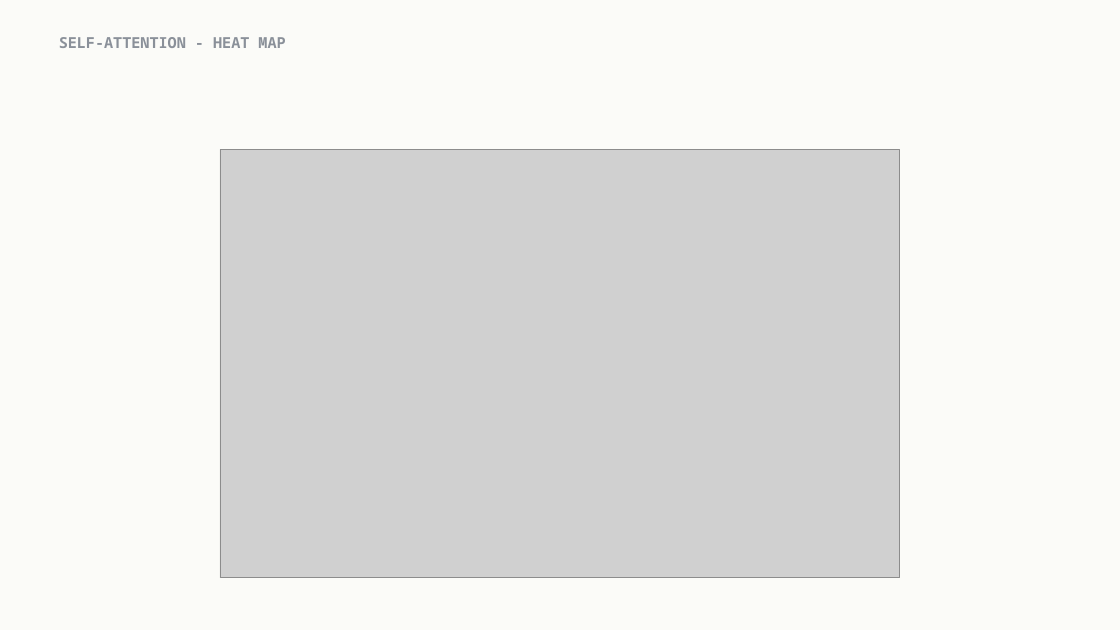
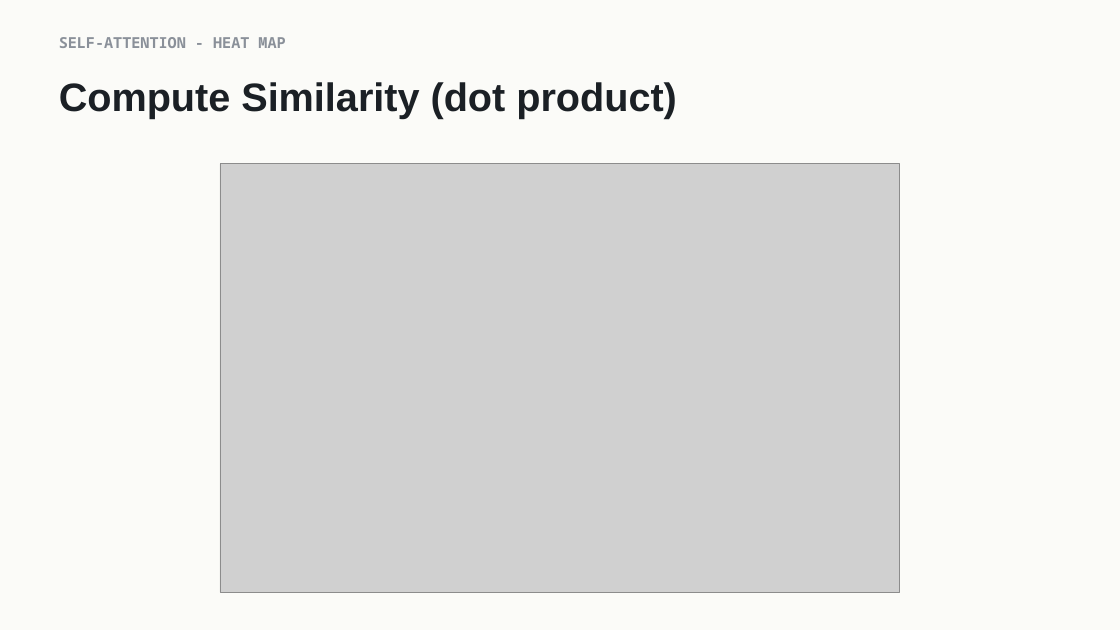
Before and after one commit to indigobio/msacl_dl_course, a slide deck: slide 13 of slides/pptx/lecture07_attention.pptx. Drawn at 1120x630 pixels with LibreOffice and Linux fonts; fonts in the diff are those of the drawing; grey boxes stand for pictures. Boxes give left, top, right and bottom in pixels: in the first picture for what was removed or moved away, otherwise in the second. Text is boxed around its words. In the diff, an @@ line names an element or a change of style, - is before the commit and + after.

```diff
--- a/slides/pptx/lecture07_attention.pptx
+++ b/slides/pptx/lecture07_attention.pptx
@@ title added at (59,82,677,118), 34 pt, text #1B2025, bold @@
+Compute Similarity (dot product)
@@ picture: place and size @@
-picture at (220,150,900,578)
+picture at (220,164,900,592)
```
Also in this commit, not shown: 8 other files.
